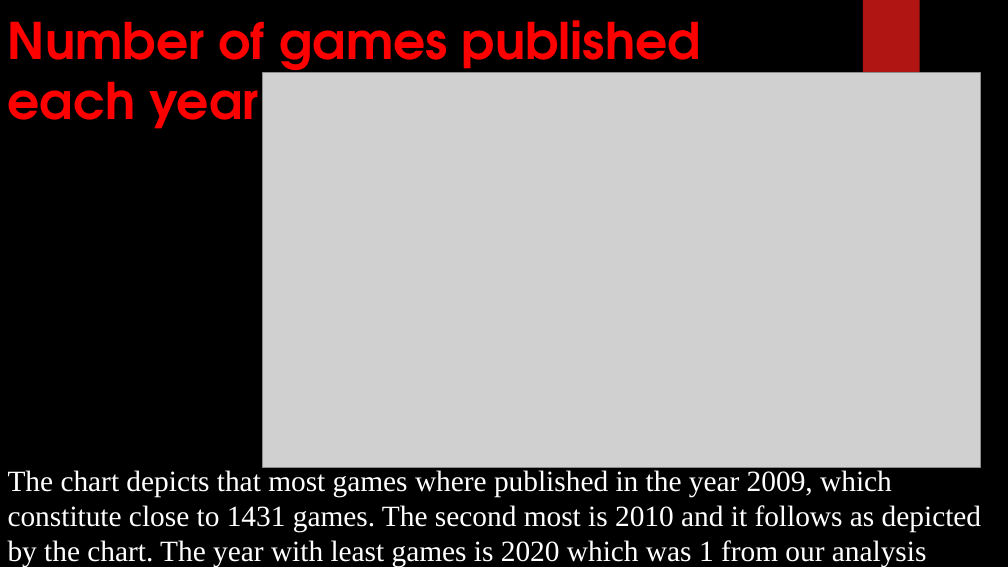
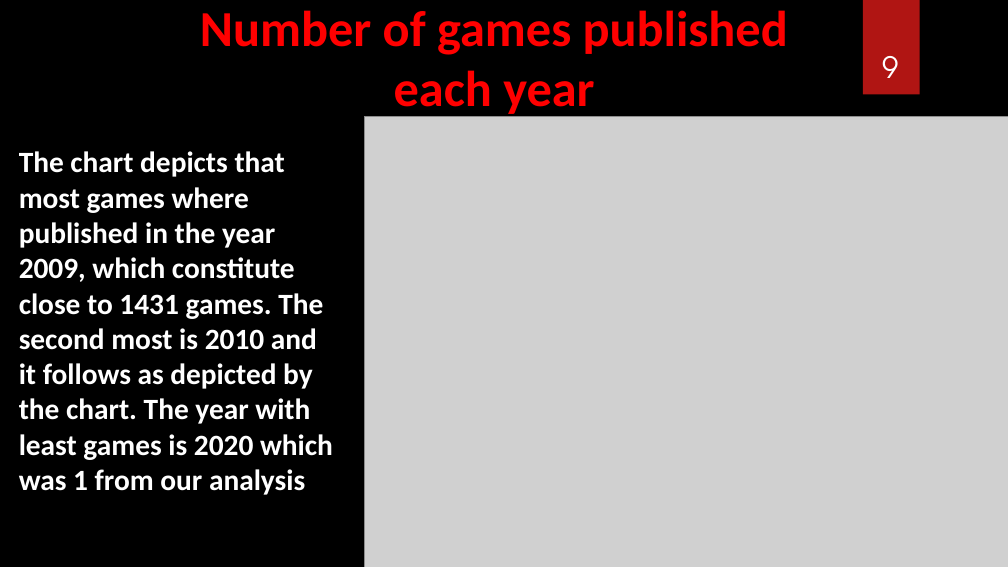
Before and after one commit to JMDUKU/GROUP-K-EDA-PROJECT, a slide deck: slide 9 of Group K EDA Project DIGICAP.pptx (slide 8 before the commit). Drawn at 1008x567 pixels with LibreOffice and Linux fonts; fonts in the diff are those of the drawing; grey boxes stand for pictures; background and template pictures are left out. Boxes give left, top, right and bottom in pixels: in the first picture for what was removed or moved away, otherwise in the second. Text is boxed around its words. In the diff, an @@ line names an element or a change of style, - is before the commit and + after.

```diff
--- a/Group K EDA Project DIGICAP.pptx
+++ b/Group K EDA Project DIGICAP.pptx
@@ title "Number of games published each ...": place and size @@
-title "Number of games published each ..." at box(8, 20, 701, 129)
+title "Number of games published each ..." at box(200, 10, 788, 118)
@@ title "Number of games published each ..." at box(200, 10, 788, 118): font TeX Gyre Adventor to Calibri; alignment left to centre @@
@@ page number added at box(882, 56, 898, 78), 28 pt, text #FFFFFF @@
+9
@@ text "The chart depicts that most ...": place and size @@
-text "The chart depicts that most ..." at box(8, 470, 981, 567)
+text "The chart depicts that most ..." at box(19, 151, 333, 495)
@@ text "The chart depicts that most ..." at box(19, 151, 333, 495): font Times New Roman to Calibri, bold on @@
@@ picture: place and size @@
-picture at box(262, 73, 981, 467)
+picture at box(364, 116, 1008, 567)
```
Also in this commit, not shown: 18 other slides changed, 2 slides added, 1 slide removed.
